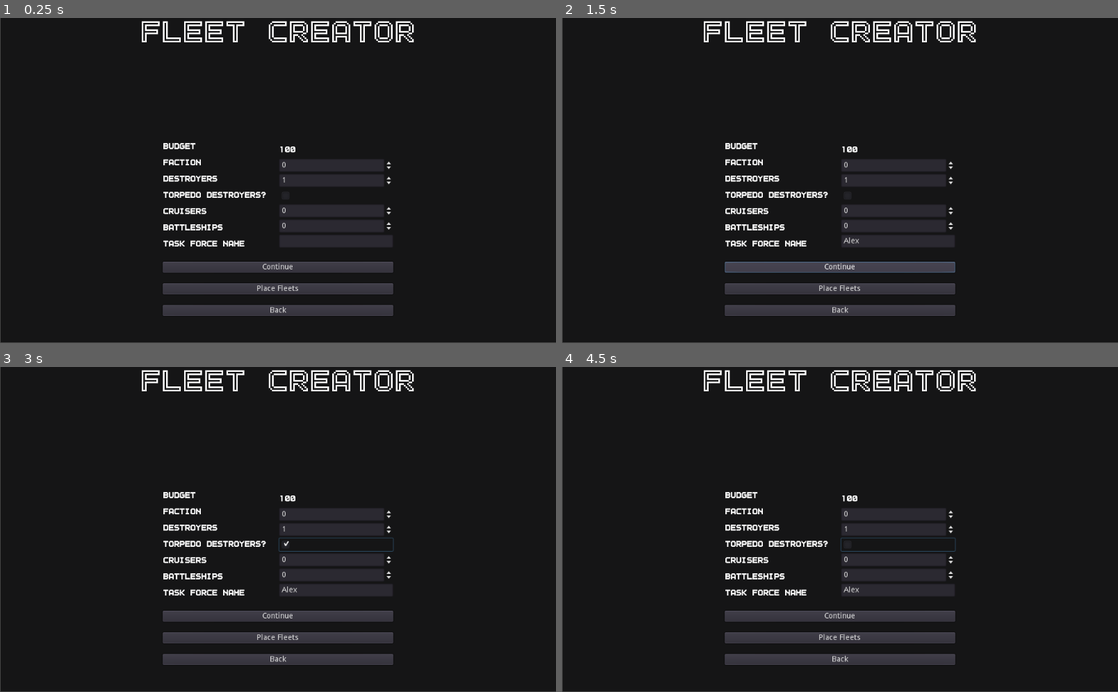
Above: before the commit, frames 1-4 (two rows, left to right).
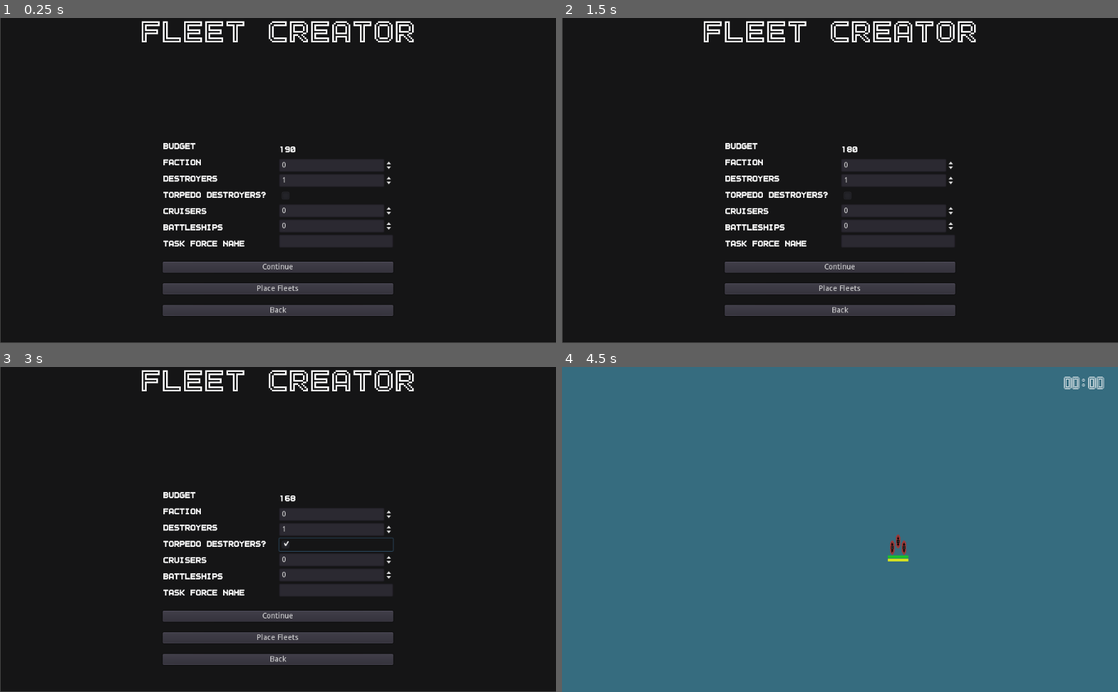
Above: after the commit, the same moments.

Repository: peter-shaw-benson/naval-game
Game: Godot game, scene res://gui/AdvancedFleetMaker.tscn
The game is run twice, just before and just after one commit, with the same random seed, the same clock (stepped at 60 frames per second) and the same inputs. This scene is started directly instead of the project's main scene.
Inputs (mouse positions are in pixels of both pictures, inside the frame that each line leads up to):
- Up to frame 1 (0.25 s): no input
- Up to frame 2 (1.5 s): click (895, 242) at 0.52 s; type "Alex" at 0.6 s; click "Continue" at 1.25 s
- Up to frame 3 (3 s): click "Continue" at 2 s; click (333, 545) at 2.75 s
- Up to frame 4 (4.5 s): click "Place Fleets" at 3.5 s; click (895, 545) at 4.27 s

The runs differ from the first frame. In frame 1, less than 0.1% of the frame differs, in the area x 51-52%, y 39-42%; in frame 2, 0.2%; in frame 3, less than 0.1%; in frame 4, 100%, in the area x 0-100%, y 0-100%.
Error before the commit: Parse Error: Too few arguments for "init()" call. Expected at least 8. (res://Entities/Ships/Destroyer.gd:32)

Commit message:
BUGSQUASHING

Diff:
--- a/Entities/Entity.gd
+++ b/Entities/Entity.gd
@@ -74,6 +74,9 @@
 func get_weapons():
 	return self.weapons_list
 
+func get_range():
+	return self.max_range
+
 # Combat function
 func damage(weapon: Weapon, t_crossed, distance):
 	var accuracy_roll = roller.randf()
--- a/Entities/Planes/Fighter.gd
+++ b/Entities/Planes/Fighter.gd
@@ -4,6 +4,7 @@
 
 var plane_stats = {
 	"speed": 120,
+	"range": 150,
 	"turn_weight": 0.15,
 	"hit_points": 1.5,
 	"armor": 0,
@@ -16,7 +17,7 @@
 
 func _init():
 
-	self.init(plane_stats["speed"], plane_stats["turn_weight"], \
+	self.init(plane_stats["speed"], plane_stats["range"], plane_stats["turn_weight"], \
 	plane_stats["hit_points"], plane_stats["armor"], \
 	plane_stats["hide"], plane_stats["visibility"], \
 	plane_stats["crew"])
--- a/Entities/Planes/Plane.gd
+++ b/Entities/Planes/Plane.gd
@@ -2,19 +2,12 @@
 extends "../Entity.gd"
 
 var agility = 0.5
-var max_range = 0
 
 func _ready():
 	pass
 
 func set_agility(new_agility):
 	self.agility = new_agility
-
-func set_range(new_range):
-	self.max_range = new_range
-
-func get_range():
-	return self.max_range
 
 func damage(weapon: Weapon, t_crossed, distance):
 	# Should be only based on anti air of the weapon
--- a/Entities/Ships/CarrierEntity.gd
+++ b/Entities/Ships/CarrierEntity.gd
@@ -13,6 +13,7 @@
 
 var ship_stats = {
 	"speed": 15,
+	"range": 1000,
 	"turn_weight": 0.06,
 	"hit_points": 20,
 	"armor": 7,
@@ -25,7 +26,7 @@
 
 func _init():
 
-	self.init(ship_stats["speed"], ship_stats["turn_weight"], \
+	self.init(ship_stats["speed"], ship_stats["range"], ship_stats["turn_weight"], \
 	ship_stats["hit_points"], ship_stats["armor"], \
 	ship_stats["hide"], ship_stats["visibility"], \
 	ship_stats["crew"])
--- a/Entities/Ships/Cruiser.gd
+++ b/Entities/Ships/Cruiser.gd
@@ -18,6 +18,7 @@
 
 var ship_stats = {
 	"speed": 30,
+	"range": 1000,
 	"turn_weight": 0.08,
 	"hit_points": 20,
 	"armor": 7,
@@ -30,7 +31,7 @@
 
 func _init():
 
-	self.init(ship_stats["speed"], ship_stats["turn_weight"], \
+	self.init(ship_stats["speed"], ship_stats["range"], ship_stats["turn_weight"], \
 	ship_stats["hit_points"], ship_stats["armor"], \
 	ship_stats["hide"], ship_stats["visibility"], \
 	ship_stats["crew"])
--- a/Entities/Ships/Destroyer.gd
+++ b/Entities/Ships/Destroyer.gd
@@ -17,6 +17,7 @@
 
 var ship_stats = {
 	"speed": 40,
+	"range": 1000,
 	"turn_weight": 0.1,
 	"hit_points": 10,
 	"armor": 5,
@@ -29,7 +30,7 @@
 
 func _init():
 
-	self.init(ship_stats["speed"], ship_stats["turn_weight"], \
+	self.init(ship_stats["speed"], ship_stats["range"], ship_stats["turn_weight"], \
 	ship_stats["hit_points"], ship_stats["armor"], \
 	ship_stats["hide"], ship_stats["visibility"], \
 	ship_stats["crew"])
--- a/Entities/Ships/TorpDestroyer.gd
+++ b/Entities/Ships/TorpDestroyer.gd
@@ -18,6 +18,7 @@
 
 var ship_stats = {
 	"speed": 42,
+	"range": 1000,
 	"turn_weight": 0.1,
 	"hit_points": 12,
 	"armor": 5.5,
@@ -30,7 +31,7 @@
 
 func _init():
 
-	self.init(ship_stats["speed"], ship_stats["turn_weight"], \
+	self.init(ship_stats["speed"], ship_stats["range"], ship_stats["turn_weight"], \
 	ship_stats["hit_points"], ship_stats["armor"], \
 	ship_stats["hide"], ship_stats["visibility"], \
 	ship_stats["crew"])
--- a/Squad/CombatUnitsWrapper.gd
+++ b/Squad/CombatUnitsWrapper.gd
@@ -58,6 +58,18 @@
 				hide = unit.get_hiding()
 
 		return hide
+
+func get_max_range():
+	if len(units) == 0:
+		return 0
+	else:
+		var max_r = units[0].get_range()
+
+		for unit in units:
+			if unit.get_range() < max_r:
+				max_r = unit.get_range()
+
+		return max_r
 
 #wind resist is average of all unit wind resists
 func get_squad_wind_resist():
@@ -73,6 +85,7 @@
 
 var units: Array
 var speed: int
+var max_range: int
 var base_speed: int
 var turn_speed: int
 var turn_weight: float
@@ -122,6 +135,7 @@
 	turn_weight = get_min_turn_weight()
 	visibility = get_visibility()
 	hiding = get_hiding()
+	max_range = get_max_range()
 	self.wind_resist = get_squad_wind_resist()
 
 
@@ -177,6 +191,8 @@
 		$Sprite.set_frame(faction)
 
 		emit_signal("squad_selected", self)
+
+		last_button = ""
 
 func deselect():
 	selected = false
--- a/Squad/PlaneSquadron/PlaneSquadron.gd
+++ b/Squad/PlaneSquadron/PlaneSquadron.gd
@@ -8,8 +8,7 @@
 var strike_force: bool
 var carrier_origin: Carrier
 var reached_target = false
-
-var max_range = 300
+var combat_air_patrol = false
 
 var weapon_list = []
 var plane_list = []
@@ -113,7 +112,8 @@
 	emit_signal("update_squad_info", get_squad_info())
 
 func _process(delta):
-	if global_position.distance_to(current_target) < 10:
+	if global_position.distance_to(current_target) < 10\
+	or global_position.distance_to(airbase_origin) > max_range:
 		current_target = airbase_origin
 		rotation = global_position.angle_to_point(current_target) - PI/2
 		reached_target = true
